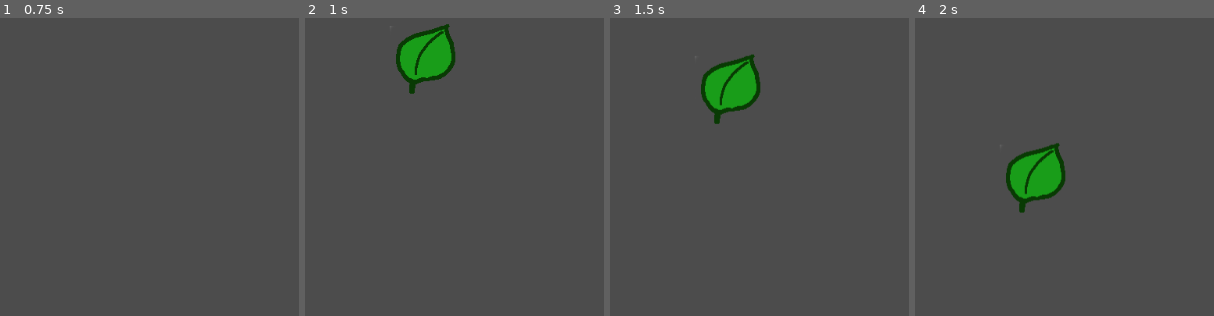
Above: before the commit, frames 1-4 (left to right).
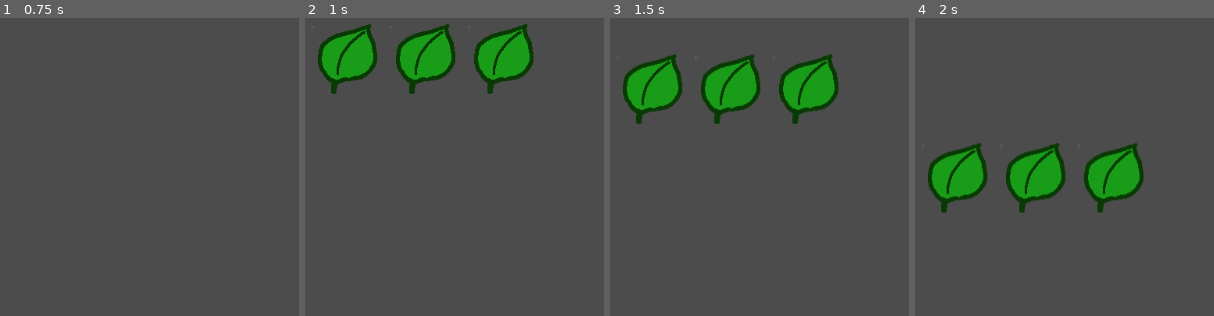
Above: after the commit, the same moments.

Repository: nisc586/SaladTosser
Game: Godot game, scene res://Main.tscn
The game is run twice, just before and just after one commit, with the same random seed, the same clock (stepped at 60 frames per second) and the same inputs.
Inputs (mouse positions are in pixels of both pictures, inside the frame that each line leads up to):
- Up to frame 1 (0.75 s): tap Enter at 0.5 s; move the mouse to (122, 59) at 0.52 s; press the mouse at (122, 59) at 0.53 s
- Up to frame 2 (1 s): no input
- Up to frame 3 (1.5 s): move the mouse to (outside the picture) at 1.27 s; release the mouse at (outside the picture) at 1.28 s; click (outside the picture) at 1.35 s
- Up to frame 4 (2 s): no input

Frame 1 is identical in both runs. In frame 2, 6.1% of the frame differs, in the area x 4-77%, y 2-26%; in frame 3, 6.1%; in frame 4, 6.1%, in the area x 4-77%, y 41-66%.

Commit message:
Spawn 3 salad leaves at a time

Diff:
--- a/Main.gd
+++ b/Main.gd
@@ -1,7 +1,7 @@
 extends Node
 
 # Declare member variables here. Examples:
-export (PackedScene) var ingredient_scene
+export (PackedScene) var salad
 
 
 # Called when the node enters the scene tree for the first time.
@@ -10,14 +10,26 @@
 
 
 # Called every frame. 'delta' is the elapsed time since the previous frame.
-#func _process(delta):
-#	pass
+# func _process(delta):
+# 	pass
 
 
 func _on_IngredientSpawnTimer_timeout():
 	if not Input.is_action_pressed("click"):
 		return
 
-	var ingredient = ingredient_scene.instance()
-	ingredient.position = get_viewport().get_mouse_position()
+	var spawn_position = get_viewport().get_mouse_position()
+	var offset = 100
+	var ingredient = salad.instance()
+	ingredient.position = spawn_position
 	add_child(ingredient)
+
+	ingredient = salad.instance()
+	ingredient.position = spawn_position + Vector2.LEFT * offset
+	add_child(ingredient)
+
+	ingredient = salad.instance()
+	ingredient.position = spawn_position + Vector2.RIGHT * offset
+	add_child(ingredient)
+
+	print()
--- a/Main.tscn
+++ b/Main.tscn
@@ -1,13 +1,28 @@
-[gd_scene load_steps=3 format=2]
+[gd_scene load_steps=4 format=2]
 
 [ext_resource path="res://Salad.tscn" type="PackedScene" id=1]
 [ext_resource path="res://Main.gd" type="Script" id=2]
 
+[sub_resource type="Curve2D" id=1]
+_data = {
+"points": PoolVector2Array( 0, 0, 0, 0, -16, 8, 0, 0, 0, 0, -8, 8, 0, 0, 0, 0, 8, 8, 0, 0, 0, 0, 16, 8 )
+}
+
 [node name="Main" type="Node"]
 script = ExtResource( 2 )
-ingredient_scene = ExtResource( 1 )
+salad = ExtResource( 1 )
 
 [node name="IngredientSpawnTimer" type="Timer" parent="."]
 autostart = true
 
+[node name="SpawnPath" type="Path2D" parent="."]
+position = Vector2( 312, 152 )
+curve = SubResource( 1 )
+__meta__ = {
+"_edit_group_": true
+}
+
+[node name="SpawnLocation" type="PathFollow2D" parent="SpawnPath"]
+position = Vector2( -16, 8 )
+
 [connection signal="timeout" from="IngredientSpawnTimer" to="." method="_on_IngredientSpawnTimer_timeout"]
